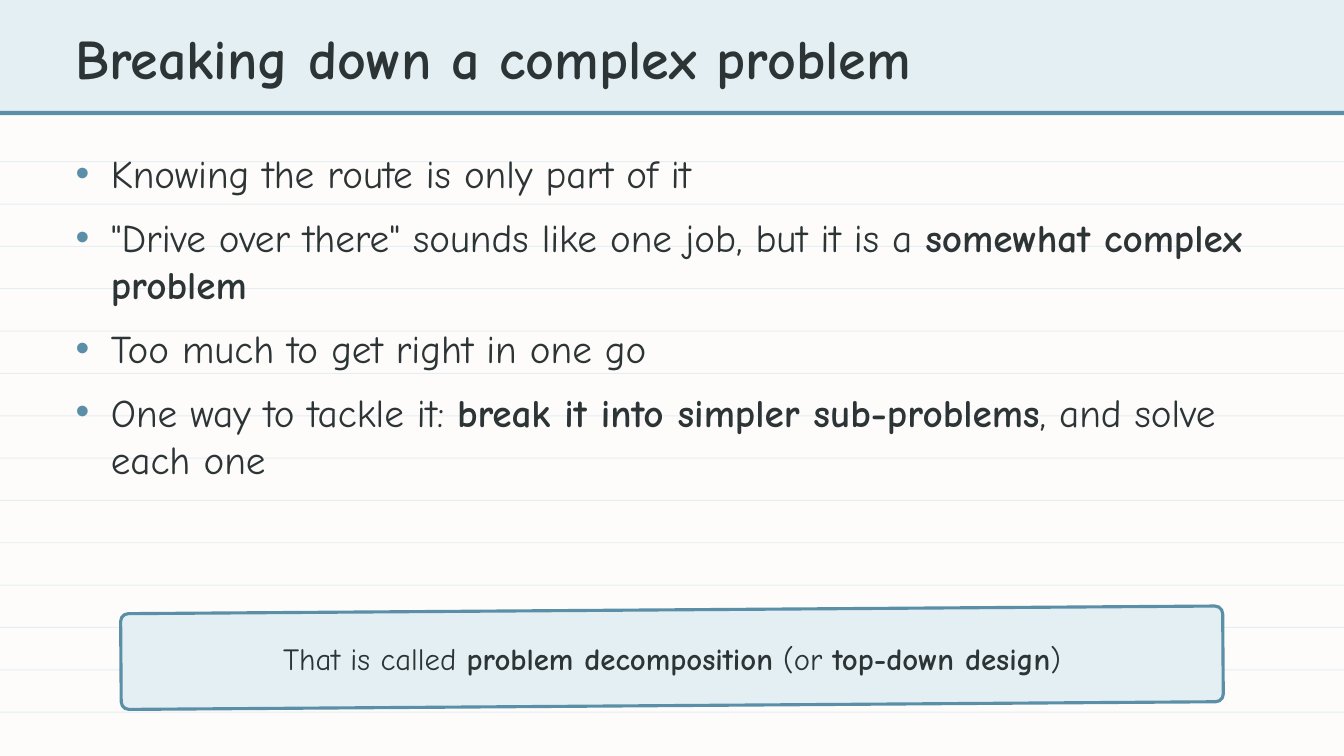
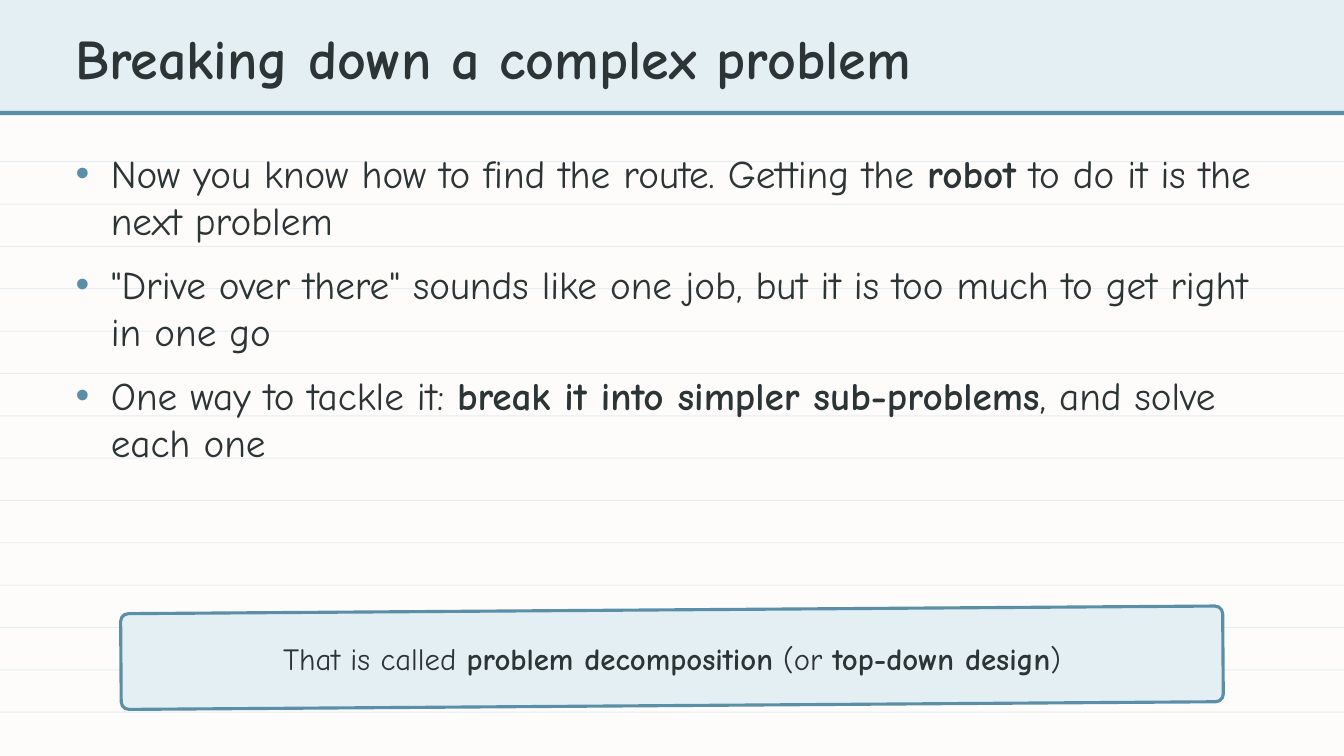
Before and after one commit to bradamiller/LearningPython, a slide deck: slide 5 of static/slides/module-04-manhattan/module-4-lesson-00-overview.pptx. Drawn at 1344x756 pixels with LibreOffice and Linux fonts; fonts in the diff are those of the drawing. Boxes give left, top, right and bottom in pixels: in the first picture for what was removed or moved away, otherwise in the second. Text is boxed around its words. In the diff, an @@ line names an element or a change of style, - is before the commit and + after.

```diff
--- a/static/slides/module-04-manhattan/module-4-lesson-00-overview.pptx
+++ b/static/slides/module-04-manhattan/module-4-lesson-00-overview.pptx
@@ text at [111,161,1251,354]: text changed @@
-• Knowing the route is only part of it
-• "Drive over there" sounds like one job, but it is a somewhat complex problem
-• Too much to get right in one go
+• Now you know how to find the route. Getting the robot to do it is the next problem
+• "Drive over there" sounds like one job, but it is too much to get right in one go
```
Also in this commit, not shown: 4 other slides changed, 2 other files.
